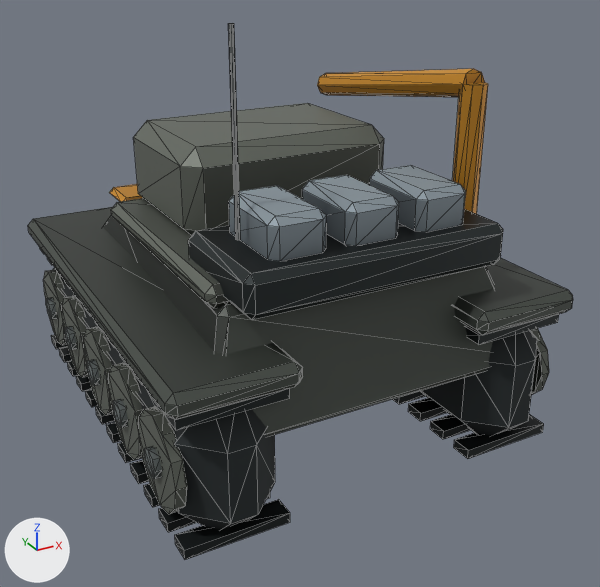
The glTF model assets/models/bastion/demo/Worker.glb as it was, and as the next commit left it.
Before and after are seen from a 50 mm camera at (-2.09, -4.15, 2.71) aimed at (0.06, -0.25, 0.76). The axes (+X, +Y, +Z) are drawn at lower left. The lights are the same throughout. The first picture is the older version. Mesh edges are drawn as thin lines on the coarser meshes. Where no turn or scale is listed for an object, it has been applied to the vertices. Vertices at exactly the same position are counted once.

Before the edit, the objects in view are built like this:
```python
me_cube_330 = bpy.data.meshes.new('Cube.330')
me_cube_330.from_pydata(...)  # 1208 vertices, 2068 faces; spans x -0.32..1.97, y -1.33..1.33, z -0.37..1.93
# faces by material slot: [88, 528, 280, 736, 132, 84, 88, 132]
me_cube_330.materials.append(mat_bastion_rubber)
me_cube_330.materials.append(mat_bastion_panels)
me_cube_330.materials.append(mat_bastion_steel)
me_cube_330.materials.append(mat_bastion_mechanisms)
me_cube_330.materials.append(mat_bastion_armor)
me_cube_330.materials.append(mat_teamcolor_bastion)
me_cube_330.materials.append(mat_bastion_optics)
me_cube_330.materials.append(mat_materials_ore)
ob_export_worker_trackbelt = bpy.data.objects.new('export_Worker_TrackBelt', me_cube_330)
ob_export_worker_trackbelt.location = (-0.825, 0.0, 0.42)
```
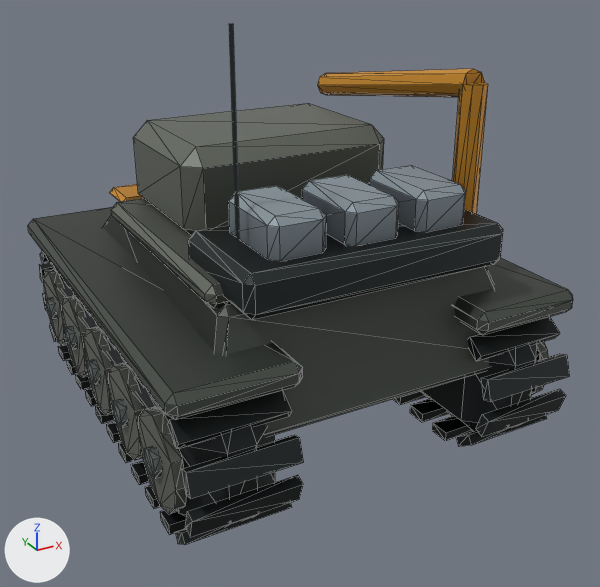
Where the change shows, as pixel boxes (x1, y1, x2, y2) in the pictures (600 x 587 px):
'export_Worker_TrackBelt', reshaped (15% shorter)
    before: (28, 23, 573, 560)
    after: (28, 69, 573, 527)
'export_Worker_Tread', added
    after: (39, 251, 304, 545)
'export_Worker_Tread.028', added
    after: (393, 317, 569, 446)
part 1 of me_cube_330, deleted
    before: (40, 23, 559, 560)
part 2 of me_cube_330, edited (looks the same)
    both: (46, 93, 571, 527)

What the commit changed:
me_cube_330 is used by ob_export_worker_trackbelt; location (-0.825, 0.0, 0.42).
me_cube_330 had 1208 vertices, 2068 faces and spanned x -0.32..1.97, y -1.33..1.33, z -0.37..1.93.
me_cube_330 now has 808 vertices, 1464 faces and spans x -0.32..1.97, y -1.33..1.33, z -0.37..1.65.
me_cube_330 part 1: 49 loose pieces with 400 vertices, spanning x -0.28..1.92, y -1.25..1.25, z -0.37..1.93, are deleted.
me_cube_330 part 2: 247 kept faces spanning x -0.32..1.97, y -1.33..1.33, z -0.37..1.53 get new vertex colours; the middle colour goes from light grey #c3c3c3 to light grey #c0c0c0.
Mesh me_cube_178 is new.
It has 224 vertices, 336 faces and spans x 0.55..1.1, y -1.39..1.39, z 0.05..0.81.
It uses material mat_bastion_mechanisms.
Mesh me_cube_148 is new.
It has 224 vertices, 336 faces and spans x -1.1..-0.55, y -1.39..1.39, z 0.05..0.81.
It uses material mat_bastion_mechanisms.
Object 'export_Worker_Tread.028' (ob_export_worker_tread_028) is new; it shows me_cube_178.
Its location is (0.0, 0.0, 0.0).
Object 'export_Worker_Tread' (ob_export_worker_tread) is new; it shows me_cube_148.
Its location is (0.0, 0.0, 0.0).
